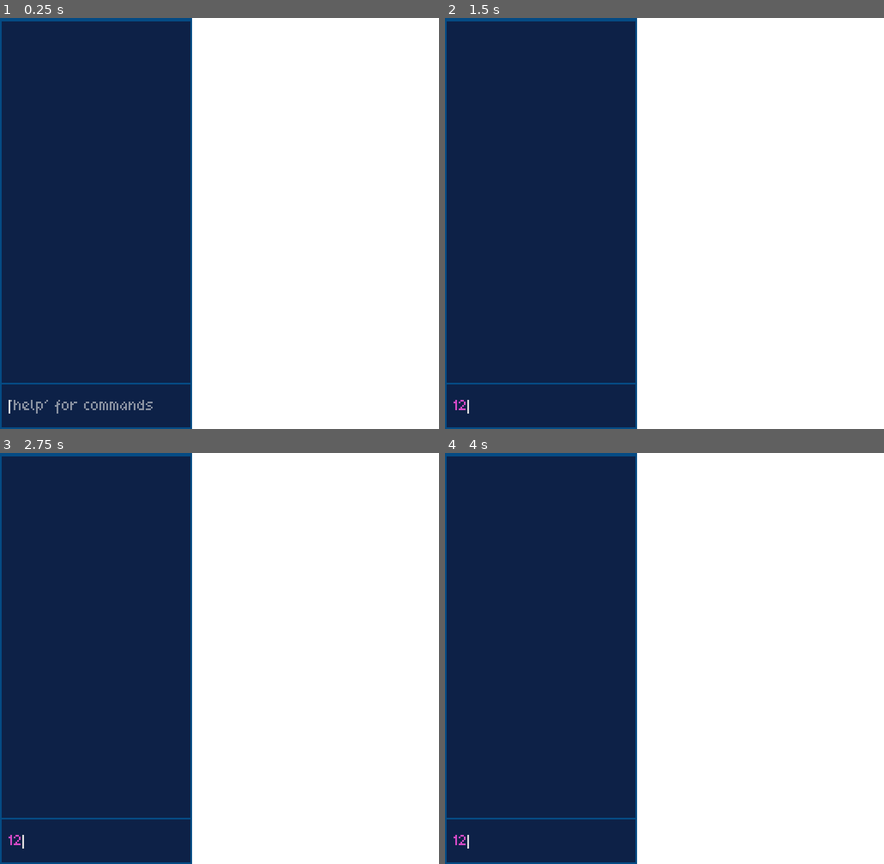
Above: before the commit, frames 1-4 (two rows, left to right).
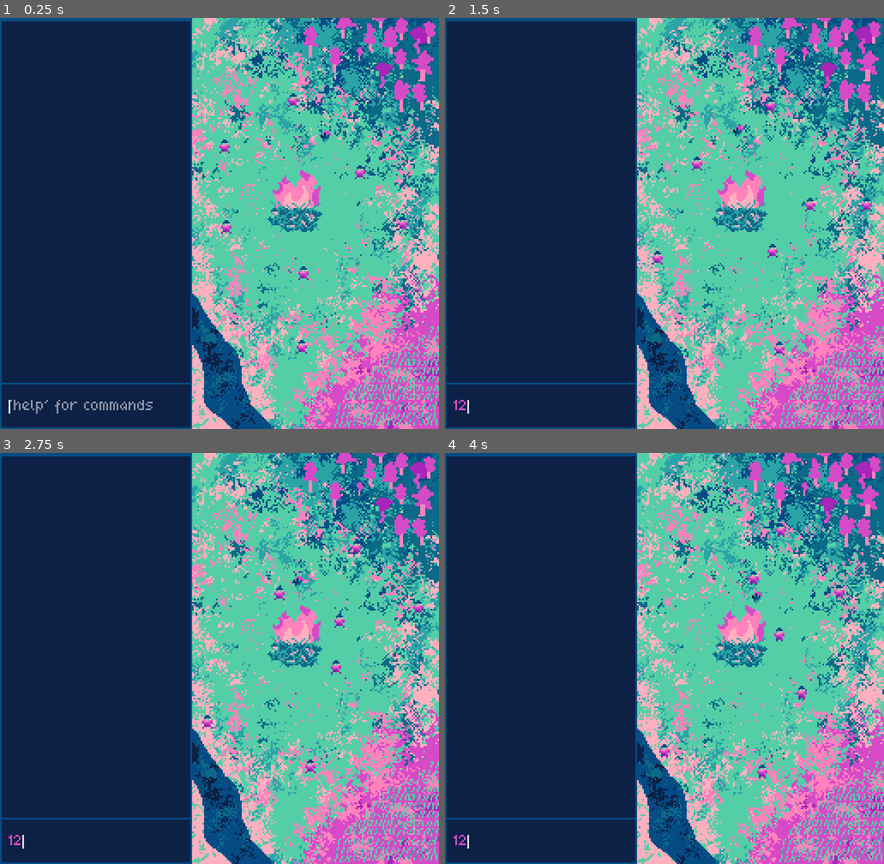
Above: after the commit, the same moments.

Repository: BoopEnthusiast/Micro-Jam-15
Game: Godot game, scene res://scenes/main.tscn
The game is run twice, just before and just after one commit, with the same random seed, the same clock (stepped at 60 frames per second) and the same inputs.
Inputs (mouse positions are in pixels of both pictures, inside the frame that each line leads up to):
- Up to frame 1 (0.25 s): no input
- Up to frame 2 (1.5 s): click (545, 408) at 0.52 s; type "12" at 0.6 s; move the mouse to (541, 383) at 1.27 s
- Up to frame 3 (2.75 s): move the mouse to (324, 777) at 2.02 s
- Up to frame 4 (4 s): move the mouse to (708, 568) at 2.77 s; move the mouse to (642, 740) at 3.52 s

The runs differ from the first frame. In frame 1, 56% of the frame differs, in the area x 43-100%, y 0-100%; in frame 2, 56%; in frame 3, 56%; in frame 4, 56%.

Commit message:
Fixed issues with particles

Diff:
--- a/scenes/main.tscn
+++ b/scenes/main.tscn
@@ -52,13 +52,44 @@
 scale_max = 5.55
 scale_curve = SubResource("CurveTexture_88xac")
 
-[sub_resource type="ParticleProcessMaterial" id="ParticleProcessMaterial_kednw"]
+[sub_resource type="ParticleProcessMaterial" id="ParticleProcessMaterial_08t40"]
 particle_flag_disable_z = true
-gravity = Vector3(0, 98, 0)
+emission_shape_offset = Vector3(-50, -130, 0)
+emission_shape_scale = Vector3(1.5, 20, 0)
+emission_shape = 3
+emission_box_extents = Vector3(100, 1, 1)
+angle_min = -149.8
+angle_max = 720.0
+inherit_velocity_ratio = 10.0
+direction = Vector3(0, 1, 0)
+spread = 10.572
+flatness = 0.156
+initial_velocity_min = 50.0
+initial_velocity_max = 100.0
+angular_velocity_min = 720.0
+angular_velocity_max = 720.0
+gravity = Vector3(60, 98, 0)
+scale_min = 0.65
+scale_max = 1.6
+color = Color(0.360784, 0.305882, 1, 1)
+
+[sub_resource type="Animation" id="Animation_6rexx"]
+length = 0.001
+tracks/0/type = "value"
+tracks/0/imported = false
+tracks/0/enabled = true
+tracks/0/path = NodePath("CanvasLayer/ColorRect:color")
+tracks/0/interp = 1
+tracks/0/loop_wrap = true
+tracks/0/keys = {
+"times": PackedFloat32Array(0),
+"transitions": PackedFloat32Array(1),
+"update": 0,
+"values": [Color(1, 1, 1, 0)]
+}
 
 [sub_resource type="Animation" id="Animation_owbeh"]
 resource_name = "thunderstorm"
-length = 2.0
 tracks/0/type = "value"
 tracks/0/imported = false
 tracks/0/enabled = true
@@ -66,31 +97,88 @@
 tracks/0/interp = 1
 tracks/0/loop_wrap = true
 tracks/0/keys = {
-"times": PackedFloat32Array(0, 0.2, 0.5, 0.6, 0.8, 1),
-"transitions": PackedFloat32Array(1, 0.392292, 0.0796601, 1, 1, 0.138696),
-"update": 0,
-"values": [Color(1, 1, 1, 0), Color(1, 1, 1, 1), Color(1, 1, 1, 0), Color(1, 1, 1, 0), Color(1, 1, 1, 1), Color(1, 1, 1, 0)]
-}
-
-[sub_resource type="Animation" id="Animation_6rexx"]
-length = 0.001
-tracks/0/type = "value"
-tracks/0/imported = false
-tracks/0/enabled = true
-tracks/0/path = NodePath("CanvasLayer/ColorRect:color")
-tracks/0/interp = 1
-tracks/0/loop_wrap = true
-tracks/0/keys = {
-"times": PackedFloat32Array(0),
-"transitions": PackedFloat32Array(1),
-"update": 0,
-"values": [Color(1, 1, 1, 1)]
+"times": PackedFloat32Array(0, 0.0474494, 0.182158, 0.216875, 0.429344),
+"transitions": PackedFloat32Array(0.170755, 0.392292, 1, 1, 0.138696),
+"update": 0,
+"values": [Color(1, 1, 1, 0), Color(1, 1, 1, 0.588235), Color(1, 1, 1, 0), Color(1, 1, 1, 0.588235), Color(1, 1, 1, 0)]
 }
 
 [sub_resource type="AnimationLibrary" id="AnimationLibrary_n1ur8"]
 _data = {
 "RESET": SubResource("Animation_6rexx"),
 "thunderstorm": SubResource("Animation_owbeh")
+}
+
+[sub_resource type="Animation" id="Animation_jp70y"]
+length = 0.001
+tracks/0/type = "value"
+tracks/0/imported = false
+tracks/0/enabled = true
+tracks/0/path = NodePath("Drought/CanvasLayer/ColorRect:color")
+tracks/0/interp = 1
+tracks/0/loop_wrap = true
+tracks/0/keys = {
+"times": PackedFloat32Array(0),
+"transitions": PackedFloat32Array(1),
+"update": 0,
+"values": [Color(1, 1, 1, 0)]
+}
+
+[sub_resource type="Animation" id="Animation_g2qvg"]
+resource_name = "drought"
+tracks/0/type = "value"
+tracks/0/imported = false
+tracks/0/enabled = true
+tracks/0/path = NodePath("Drought/CanvasLayer/ColorRect:color")
+tracks/0/interp = 1
+tracks/0/loop_wrap = true
+tracks/0/keys = {
+"times": PackedFloat32Array(0, 0.332396, 0.590301, 0.99734),
+"transitions": PackedFloat32Array(1, 1, 1, 1),
+"update": 0,
+"values": [Color(1, 1, 1, 0), Color(0.894118, 0.678431, 0.196078, 0.607843), Color(0.894118, 0.678431, 0.196078, 0.607843), Color(1, 1, 0.196078, 0)]
+}
+
+[sub_resource type="AnimationLibrary" id="AnimationLibrary_ademg"]
+_data = {
+"RESET": SubResource("Animation_jp70y"),
+"drought": SubResource("Animation_g2qvg")
+}
+
+[sub_resource type="Animation" id="Animation_v6kcy"]
+length = 0.001
+tracks/0/type = "value"
+tracks/0/imported = false
+tracks/0/enabled = true
+tracks/0/path = NodePath("Plague/CanvasLayer/ColorRect:color")
+tracks/0/interp = 1
+tracks/0/loop_wrap = true
+tracks/0/keys = {
+"times": PackedFloat32Array(0),
+"transitions": PackedFloat32Array(1),
+"update": 0,
+"values": [Color(1, 1, 1, 0)]
+}
+
+[sub_resource type="Animation" id="Animation_d8t2m"]
+resource_name = "plague"
+tracks/0/type = "value"
+tracks/0/imported = false
+tracks/0/enabled = true
+tracks/0/path = NodePath("Plague/CanvasLayer/ColorRect:color")
+tracks/0/interp = 1
+tracks/0/loop_wrap = true
+tracks/0/keys = {
+"times": PackedFloat32Array(0, 0.343189, 0.579963, 1),
+"transitions": PackedFloat32Array(1, 1, 1, 1),
+"update": 0,
+"values": [Color(1, 1, 1, 0), Color(0.505882, 0.372549, 0.615686, 0.796078), Color(0.505882, 0.372549, 0.615686, 0.796078), Color(1, 1, 1, 0)]
+}
+
+[sub_resource type="AnimationLibrary" id="AnimationLibrary_vm2lm"]
+_data = {
+"RESET": SubResource("Animation_v6kcy"),
+"plague": SubResource("Animation_d8t2m")
 }
 
 [node name="Main" type="Node2D"]
@@ -180,6 +268,7 @@
 position = Vector2(237, 224)
 
 [node name="Blizzard" type="GPUParticles2D" parent="."]
+visible = false
 position = Vector2(175, 111)
 scale = Vector2(1, 1.5)
 amount = 200
@@ -187,28 +276,62 @@
 lifetime = 1.7
 
 [node name="Timer" type="Timer" parent="Blizzard"]
-wait_time = 3.0
 one_shot = true
 autostart = true
 
-[node name="GPUParticles2D" type="GPUParticles2D" parent="."]
-process_material = SubResource("ParticleProcessMaterial_kednw")
-
-[node name="Timer" type="Timer" parent="GPUParticles2D"]
-
-[node name="AnimationPlayer" type="AnimationPlayer" parent="GPUParticles2D"]
+[node name="Thundertstorm" type="GPUParticles2D" parent="."]
+visible = false
+position = Vector2(183, 81)
+amount = 500
+process_material = SubResource("ParticleProcessMaterial_08t40")
+lifetime = 1.7
+
+[node name="Timer" type="Timer" parent="Thundertstorm"]
+
+[node name="Thunder" type="AnimationPlayer" parent="Thundertstorm"]
 libraries = {
 "": SubResource("AnimationLibrary_n1ur8")
 }
 
-[node name="CanvasLayer" type="CanvasLayer" parent="GPUParticles2D"]
-
-[node name="ColorRect" type="ColorRect" parent="GPUParticles2D/CanvasLayer"]
+[node name="CanvasLayer" type="CanvasLayer" parent="Thundertstorm"]
+
+[node name="ColorRect" type="ColorRect" parent="Thundertstorm/CanvasLayer"]
 anchors_preset = 15
 anchor_right = 1.0
 anchor_bottom = 1.0
 grow_horizontal = 2
 grow_vertical = 2
+color = Color(1, 1, 1, 0)
+
+[node name="Drought" type="AnimationPlayer" parent="."]
+libraries = {
+"": SubResource("AnimationLibrary_ademg")
+}
+
+[node name="CanvasLayer" type="CanvasLayer" parent="Drought"]
+
+[node name="ColorRect" type="ColorRect" parent="Drought/CanvasLayer"]
+anchors_preset = 15
+anchor_right = 1.0
+anchor_bottom = 1.0
+grow_horizontal = 2
+grow_vertical = 2
+color = Color(1, 1, 1, 0)
+
+[node name="Plague" type="AnimationPlayer" parent="."]
+libraries = {
+"": SubResource("AnimationLibrary_vm2lm")
+}
+
+[node name="CanvasLayer" type="CanvasLayer" parent="Plague"]
+
+[node name="ColorRect" type="ColorRect" parent="Plague/CanvasLayer"]
+anchors_preset = 15
+anchor_right = 1.0
+anchor_bottom = 1.0
+grow_horizontal = 2
+grow_vertical = 2
+color = Color(1, 1, 1, 0)
 
 [connection signal="mouse_entered" from="Villager2" to="Villager2/Name" method="_on_mouse_entered"]
 [connection signal="mouse_exited" from="Villager2" to="Villager2/Name" method="_on_mouse_exited"]
--- a/scenes/villager.tscn
+++ b/scenes/villager.tscn
@@ -30,8 +30,6 @@
 
 [node name="Villager" groups=["villager"] instance=ExtResource("1_natw4")]
 script = ExtResource("2_xvy2b")
-id = null
-npc_name = null
 
 [node name="Body" parent="." index="2"]
 sprite_frames = SubResource("SpriteFrames_lnrnm")
Not shown: 1 places in scenes/main.tscn that only renumber resources
